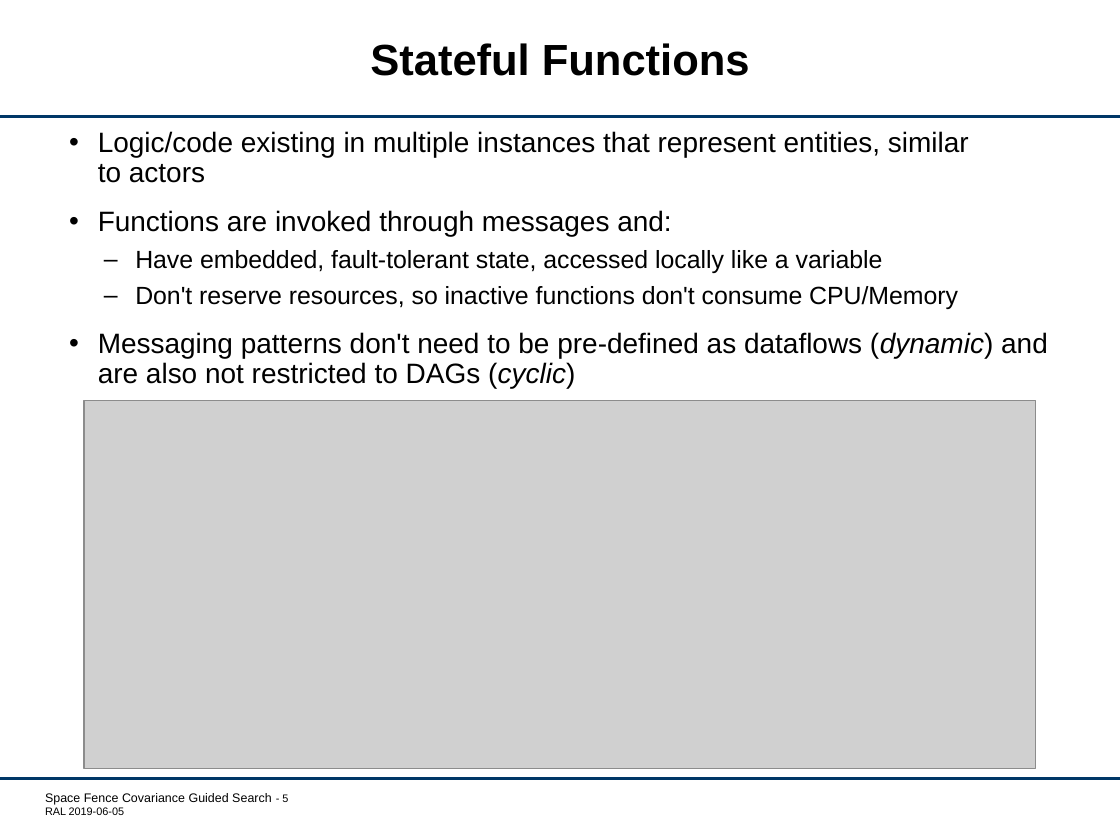
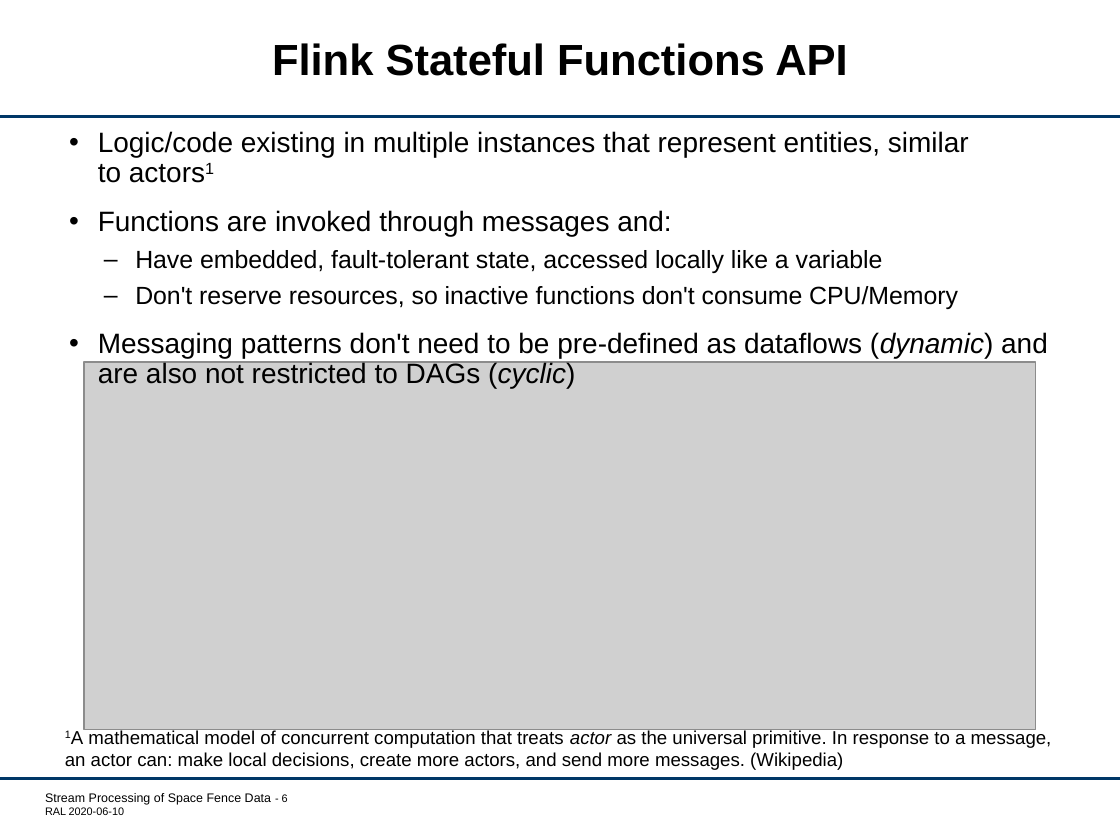
Before and after one commit to ralatsdc/orekit-demos, a slide deck: slide 6 of doc/Stream-Processing.pptx (slide 5 before the commit). Drawn at 1120x840 pixels with LibreOffice and Linux fonts; fonts in the diff are those of the drawing; grey boxes stand for pictures; background and template pictures are left out. Boxes give left, top, right and bottom in pixels: in the first picture for what was removed or moved away, otherwise in the second. Text is boxed around its words. In the diff, an @@ line names an element or a change of style, - is before the commit and + after.

Commit message:
Current version

```diff
--- a/doc/Stream-Processing.pptx
+++ b/doc/Stream-Processing.pptx
@@ title at (272,43,847,76): text changed @@
-Stateful Functions
+Flink Stateful Functions API
@@ text at (98,131,969,183): text changed @@
-• Logic/code existing in multiple instances that represent entities, similar to actors
+• Logic/code existing in multiple instances that represent entities, similar to actors1
@@ picture: place and size @@
-picture at (84,400,1036,767)
+picture at (84,362,1036,729)
@@ text added at (65,729,1052,770), 12 pt, text #000000 @@
+1A mathematical model of concurrent computation that treats actor as the universal primitive. In response to a message, an actor can: make local decisions, create more actors, and send more messages. (Wikipedia)
@@ text at (45,793,288,815): text changed @@
-Space Fence Covariance Guided Search - 5
-RAL 2019-06-05
+Stream Processing of Space Fence Data - 6
+RAL 2020-06-10
```
Also in this commit, not shown: 5 other slides changed, 3 slides added, 1 slide removed.
